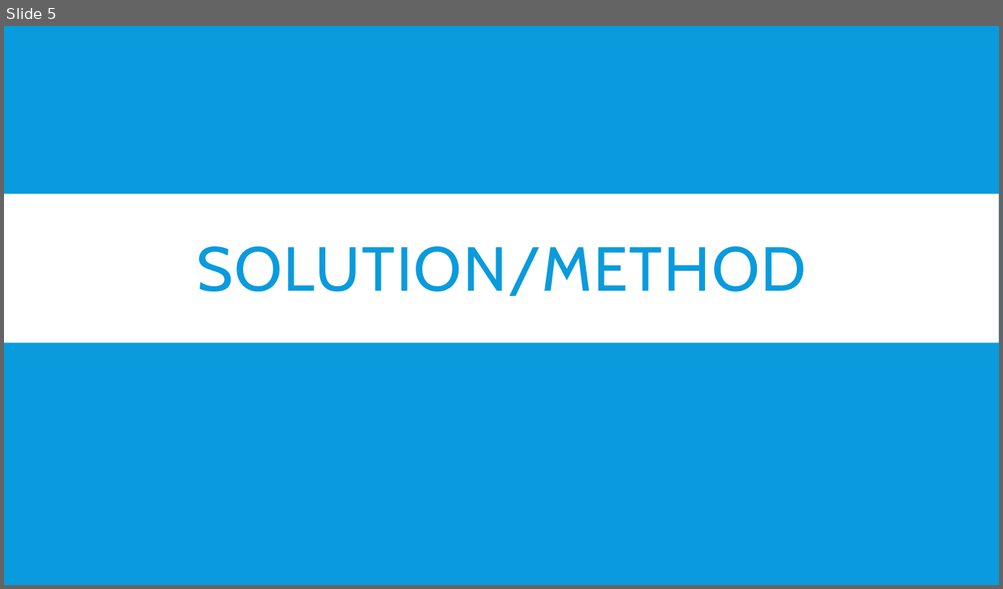
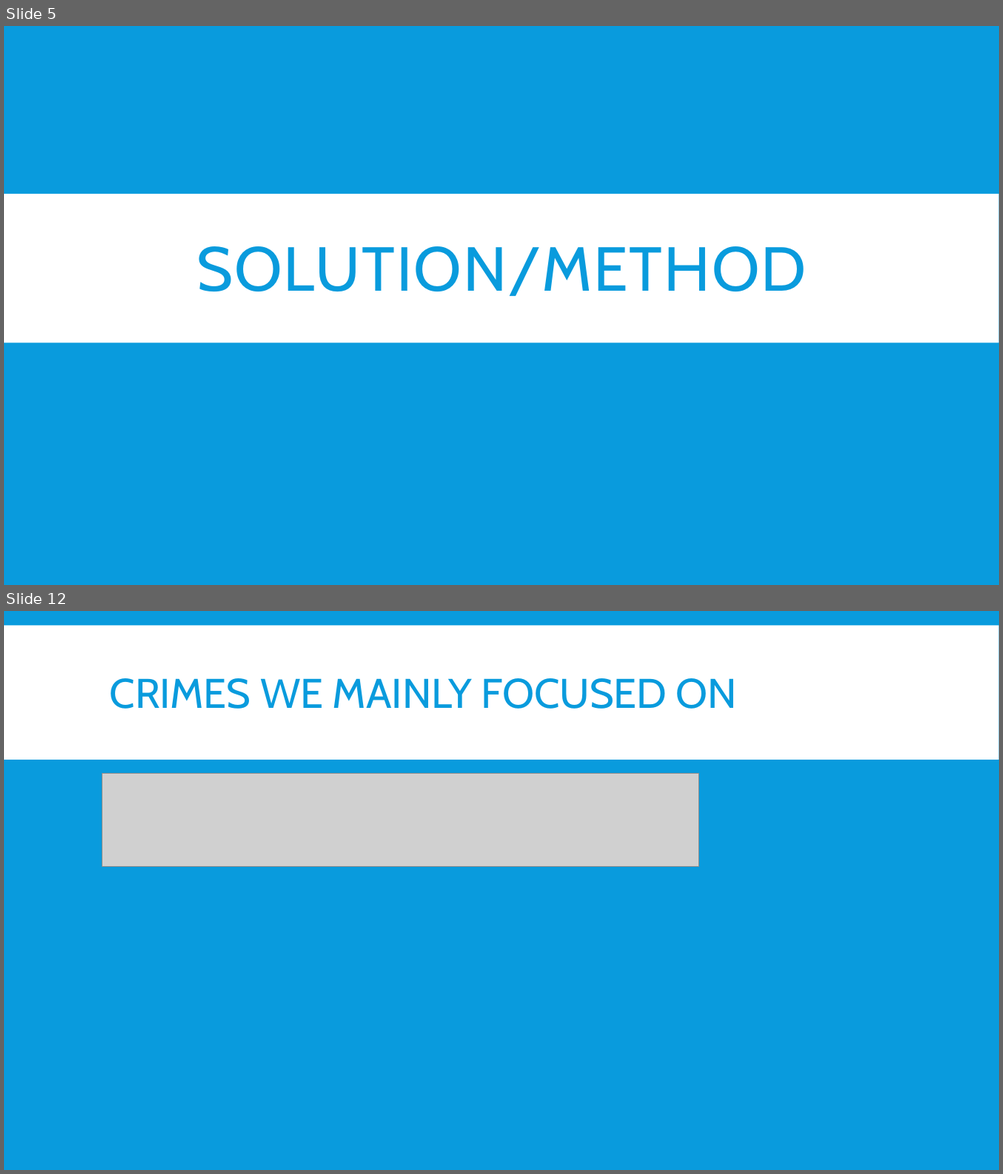
Before and after one commit to mitresh95/ImpactOfCrimeOnHousing, a slide deck: Presentation.pptx. Shown one above the other, each under a label of ours: slide 5 before the commit, slides 5 and 12 after it; the slides between them are not shown. The pictures are 1003x589 and 1003x1174 pixels, drawn with LibreOffice and Linux fonts; fonts in the diff are those of the drawing; grey boxes stand for pictures. Boxes give left, top, right and bottom in pixels: in the first picture for what was removed or moved away, otherwise in the second. Text is boxed around its words. In the diff, an @@ line names an element or a change of style, - is before the commit and + after.

```diff
--- a/Presentation.pptx
+++ b/Presentation.pptx
@@ slide 12 added at (4, 611, 999, 1170), background #099BDD @@
@@ rectangle added at (4, 625, 999, 760), fill #FFFFFF @@
@@ title added at (110, 678, 737, 709), 40 pt, text #099BDD @@
+CRIMES WE MAINLY FOCUSED ON
@@ picture added at (102, 774, 700, 867) @@
```
Also in this commit, not shown: 10 other slides added.
